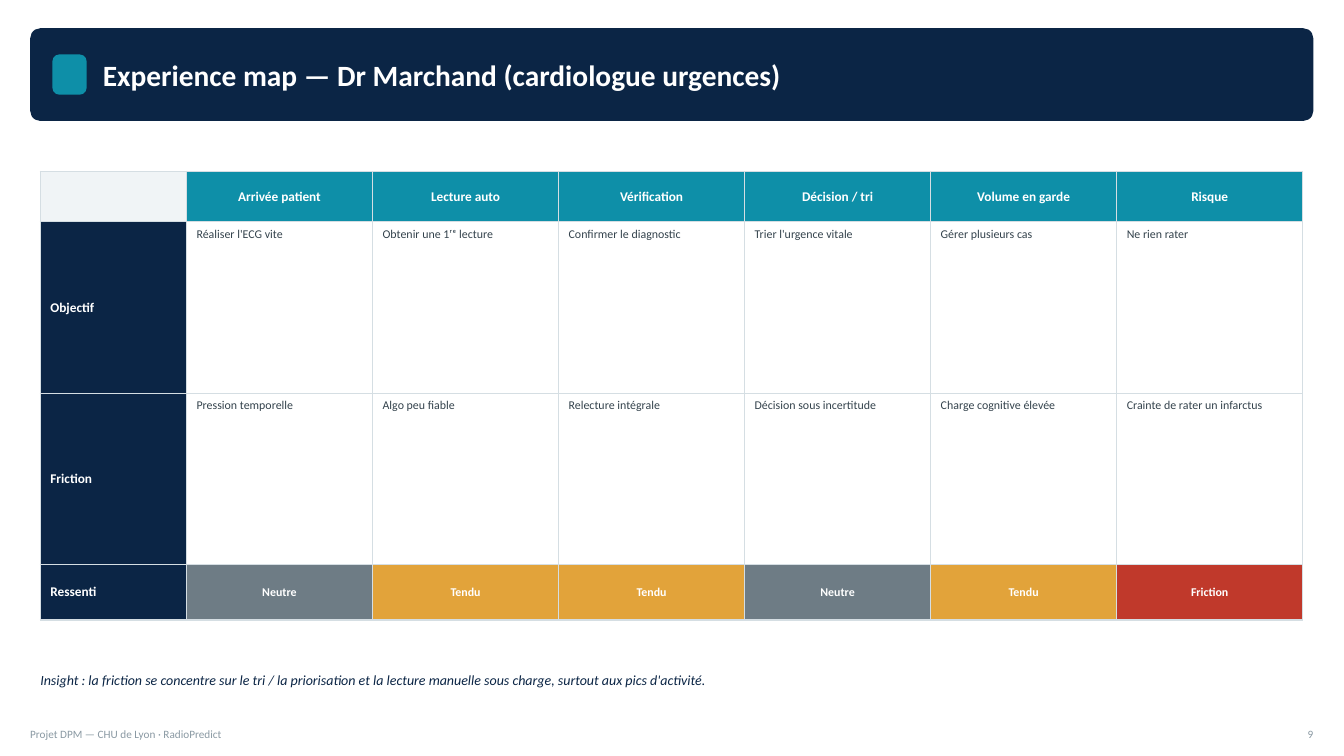
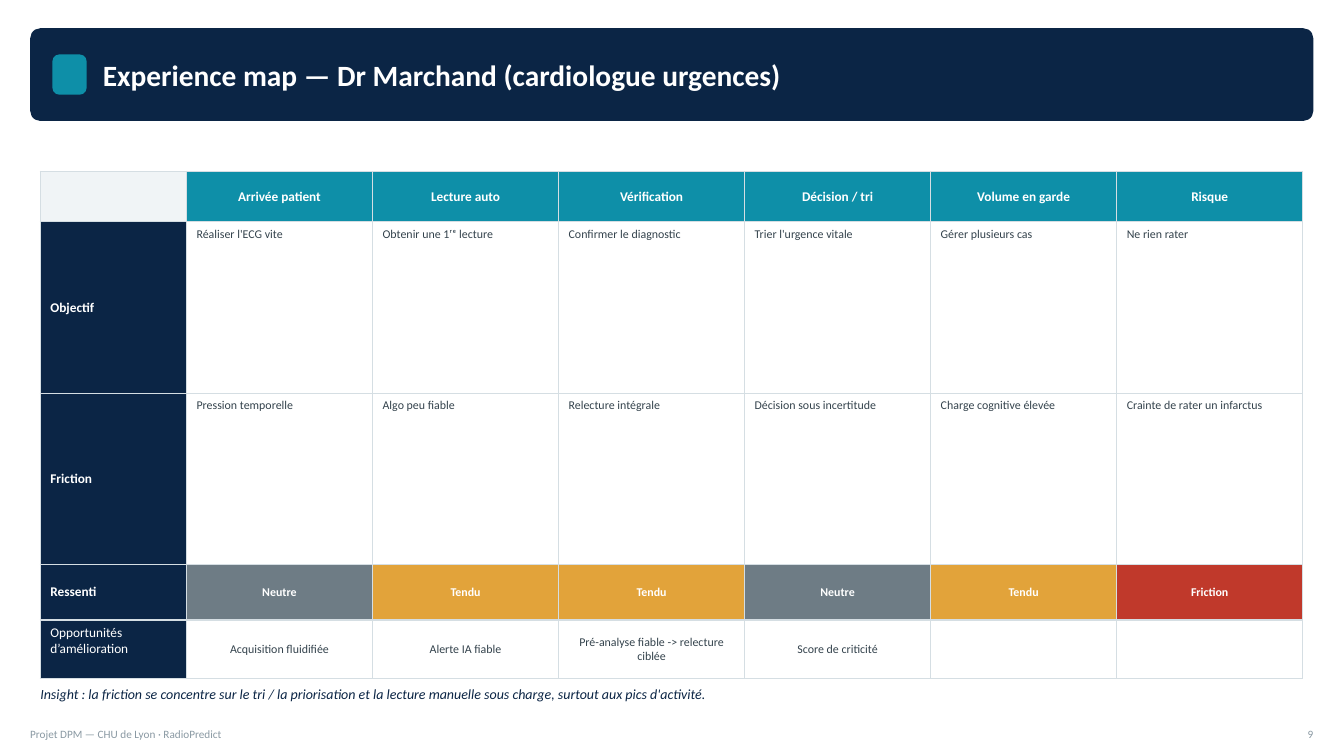
Before and after one commit to nibelune/Projet-DPM-CHU-Lyon, a slide deck: slide 11 of Deck_DPM_CHU_Lyon.pptx (slide 9 before the commit). Drawn at 1344x756 pixels with LibreOffice and Linux fonts; fonts in the diff are those of the drawing. Boxes give left, top, right and bottom in pixels: in the first picture for what was removed or moved away, otherwise in the second. Text is boxed around its words. In the diff, an @@ line names an element or a change of style, - is before the commit and + after.

```diff
--- a/Deck_DPM_CHU_Lyon.pptx
+++ b/Deck_DPM_CHU_Lyon.pptx
@@ table at (40,171,1306,679) @@
+row 5: Opportunités d’amélioration | Acquisition fluidifiée | Alerte IA fiable | Pré-analyse fiable -> relecture ciblée | Score de criticité |  | 
@@ text "Insight : la friction se ...": place and size @@
-text "Insight : la friction se ..." at (40,675,705,688)
+text "Insight : la friction se ..." at (40,689,705,702)
```
Also in this commit, not shown: 15 other slides changed, 2 other files.
